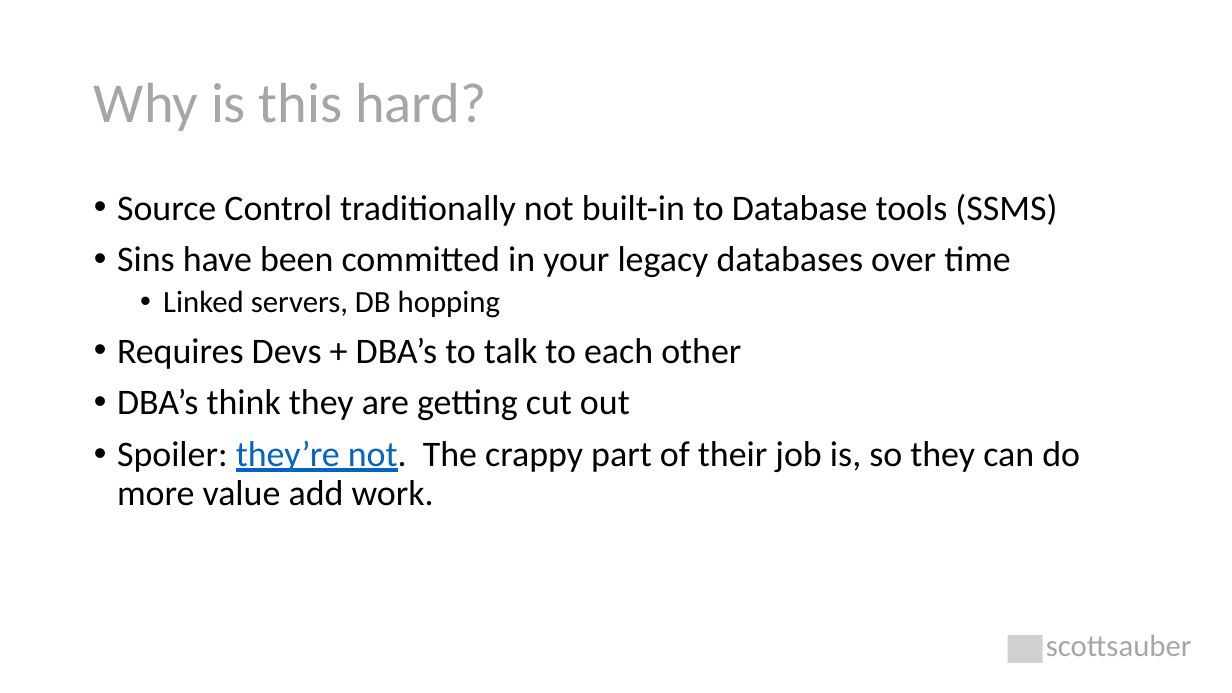
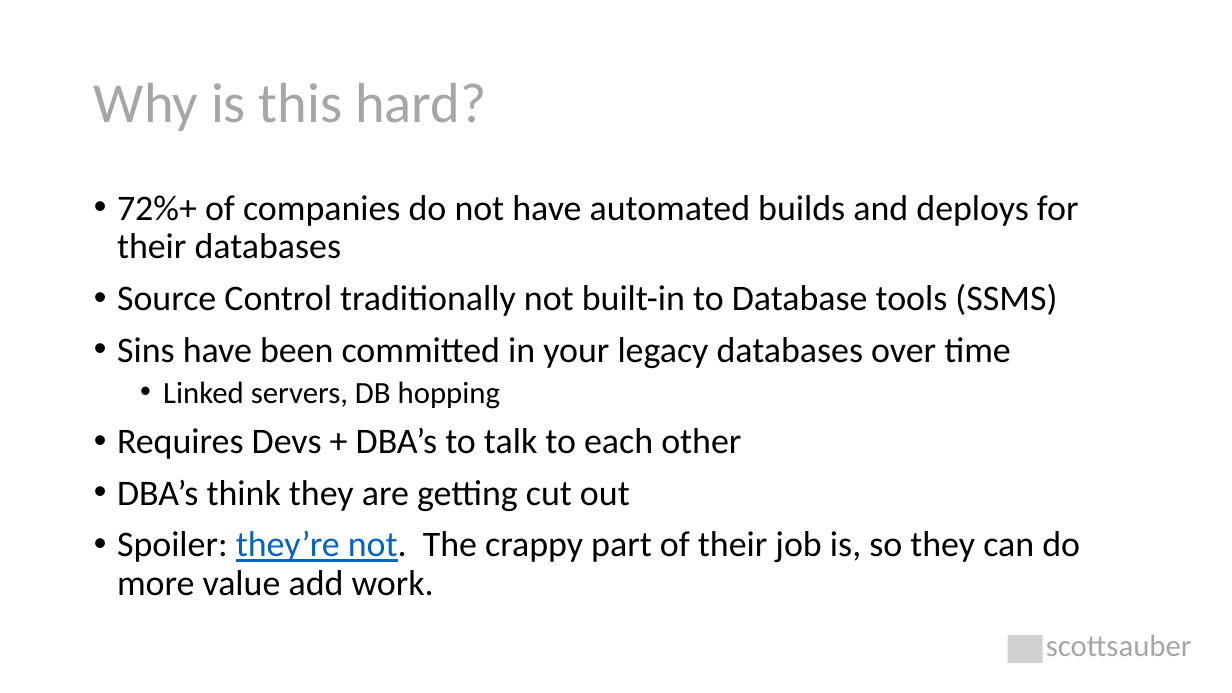
Before and after one commit to scottsauber/talks, a slide deck: slide 15 of 2022-05-11-NDCLondon-DatabaseDevOps/database-devops.pptx. Drawn at 1232x693 pixels with LibreOffice and Linux fonts; fonts in the diff are those of the drawing; grey boxes stand for pictures. Boxes give left, top, right and bottom in pixels: in the first picture for what was removed or moved away, otherwise in the second. Text is boxed around its words. In the diff, an @@ line names an element or a change of style, - is before the commit and + after.

```diff
--- a/2022-05-11-NDCLondon-DatabaseDevOps/database-devops.pptx
+++ b/2022-05-11-NDCLondon-DatabaseDevOps/database-devops.pptx
@@ text at (x1=117, y1=195, x2=1079, y2=259): paragraph added @@
+• 72%+ of companies do not have automated builds and deploys for their databases
```
Also in this commit, not shown: 9 other slides changed, 1 slide added, 1 slide removed.
